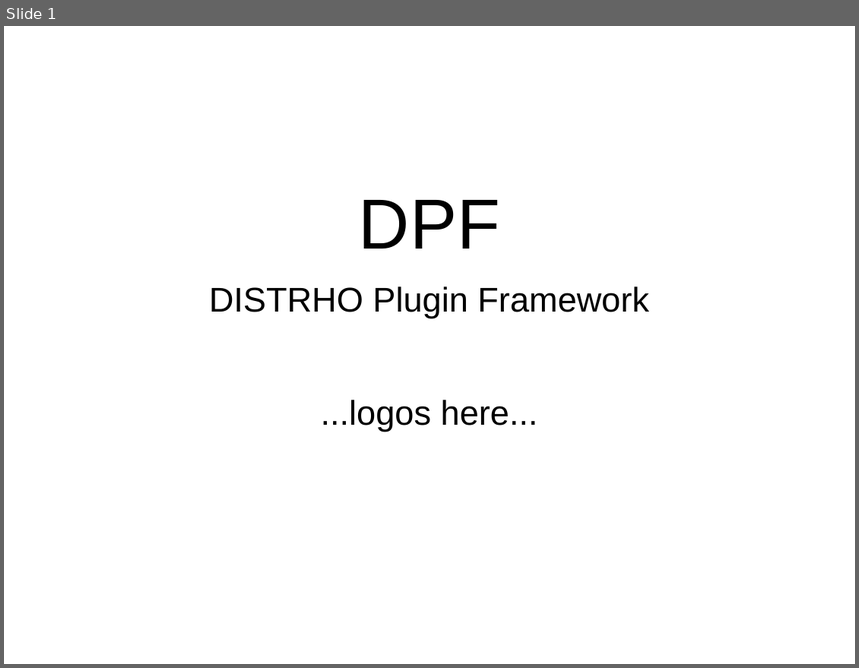
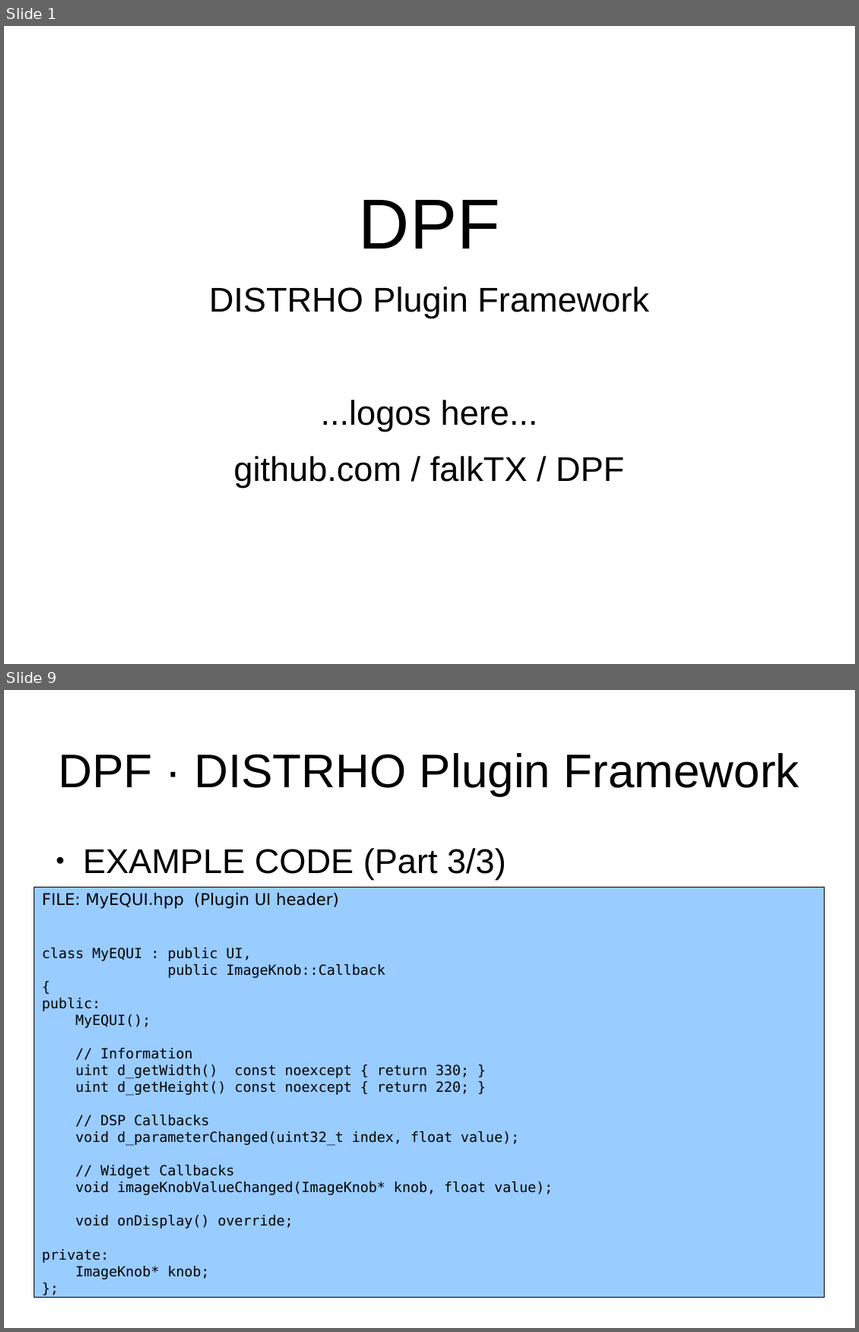
Before and after one commit to DISTRHO/DPF, a slide deck: lac/2014-small-talk.odp. Shown one above the other, each under a label of ours: slide 1 before the commit, slides 1 and 9 after it; the slides between them are not shown. The pictures are 859x668 and 859x1332 pixels, drawn with LibreOffice and Linux fonts; fonts in the diff are those of the drawing. Boxes give left, top, right and bottom in pixels: in the first picture for what was removed or moved away, otherwise in the second. Text is boxed around its words. In the diff, an @@ line names an element or a change of style, - is before the commit and + after.

```diff
--- a/lac/2014-small-talk.odp
+++ b/lac/2014-small-talk.odp
@@ slide 9 added at [4, 690, 855, 1328], background #FFFFFF @@
@@ title added at [58, 753, 800, 796], 44 pt, text #000000 @@
+DPF · DISTRHO Plugin Framework
@@ text added at [83, 848, 506, 880], 32 pt, text #000000 @@
+● EXAMPLE CODE (Part 3/3)
@@ rectangle added at [34, 888, 825, 1298], fill #99CCFF, outline #000000 0 pt, 13 pt, text #000000 @@
+FILE: MyEQUI.hpp (Plugin UI header)
+class MyEQUI : public UI,
+public ImageKnob::Callback
+{
+public:
+MyEQUI();
+// Information
+uint d_getWidth() const noexcept { return 330; }
+uint d_getHeight() const noexcept { return 220; }
+// DSP Callbacks
+void d_parameterChanged(uint32_t index, float value);
+// Widget Callbacks
+void imageKnobValueChanged(ImageKnob* knob, float value);
+void onDisplay() override;
+private:
+ImageKnob* knob;
+};
@@ slide 1 changed as well @@
@@ text at [234, 456, 624, 488]: paragraph added @@
+github.com / falkTX / DPF
```
Also in this commit, not shown: 7 other slides added, 1 slide removed.
